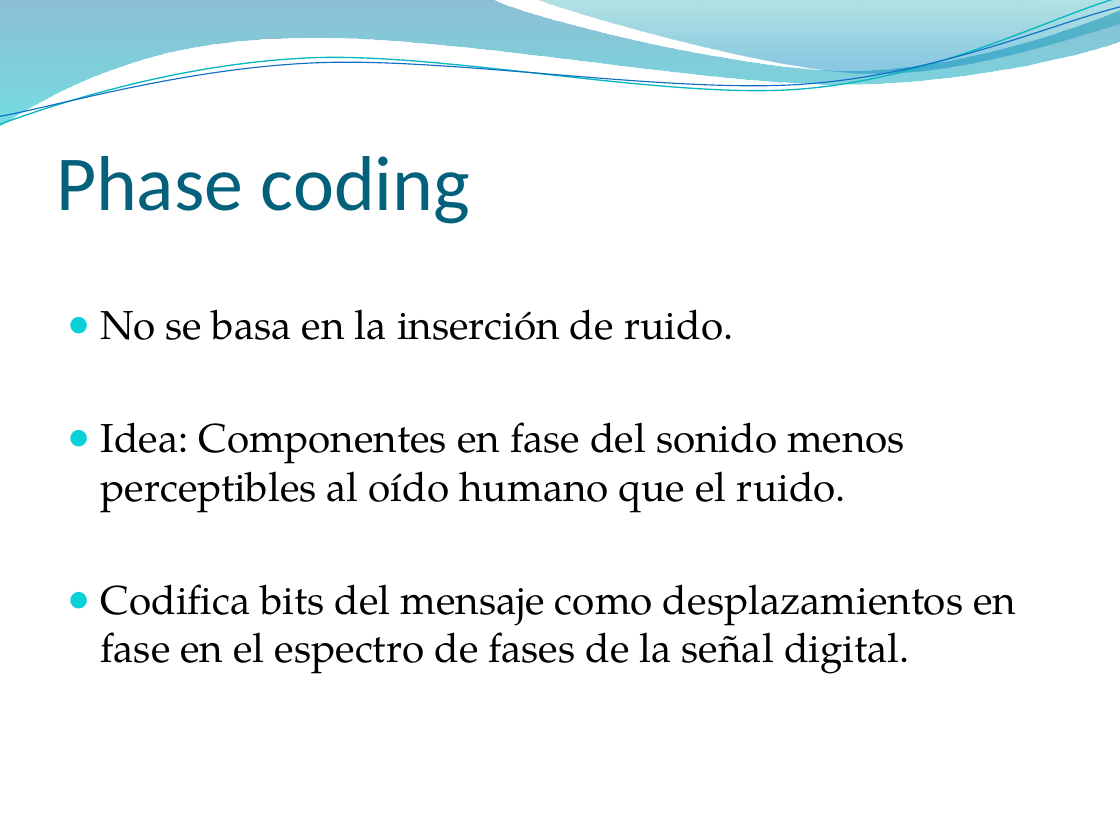
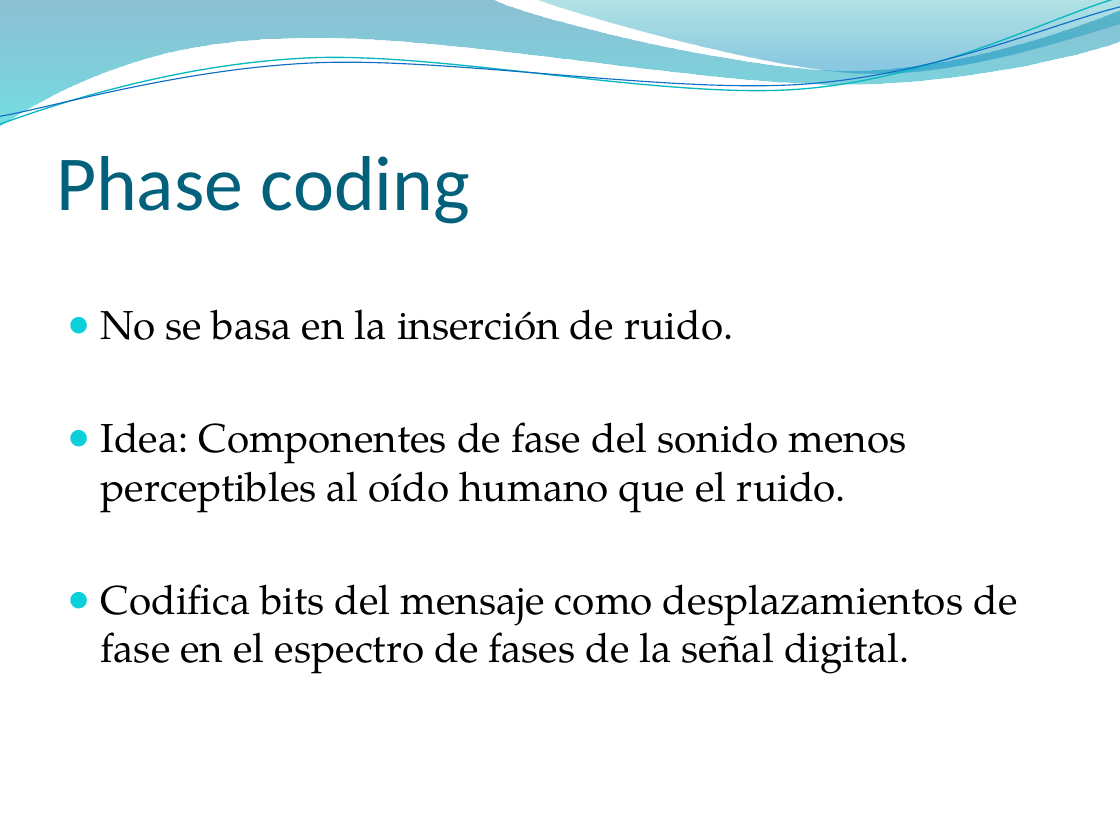
Before and after one commit to pasruiben/esteganografia-criptografia, a slide deck: slide 34 of doc/Ocultar datos en archivos de sonido.pptx (slide 36 before the commit). Drawn at 1120x840 pixels with LibreOffice and Linux fonts; fonts in the diff are those of the drawing; background and template pictures are left out. Boxes give left, top, right and bottom in pixels: in the first picture for what was removed or moved away, otherwise in the second. Text is boxed around its words. In the diff, an @@ line names an element or a change of style, - is before the commit and + after.

```diff
--- a/doc/Ocultar datos en archivos de sonido.pptx
+++ b/doc/Ocultar datos en archivos de sonido.pptx
@@ text at (x1=101, y1=422, x2=1017, y2=674): text changed @@
-● Idea: Componentes en fase del sonido menos perceptibles al oído humano que el ruido.
-● Codifica bits del mensaje como desplazamientos en fase en el espectro de fases de la señal digital.
+● Idea: Componentes de fase del sonido menos perceptibles al oído humano que el ruido.
+● Codifica bits del mensaje como desplazamientos de fase en el espectro de fases de la señal digital.
```
Also in this commit, not shown: 32 other slides changed, 4 slides added, 4 slides removed.
